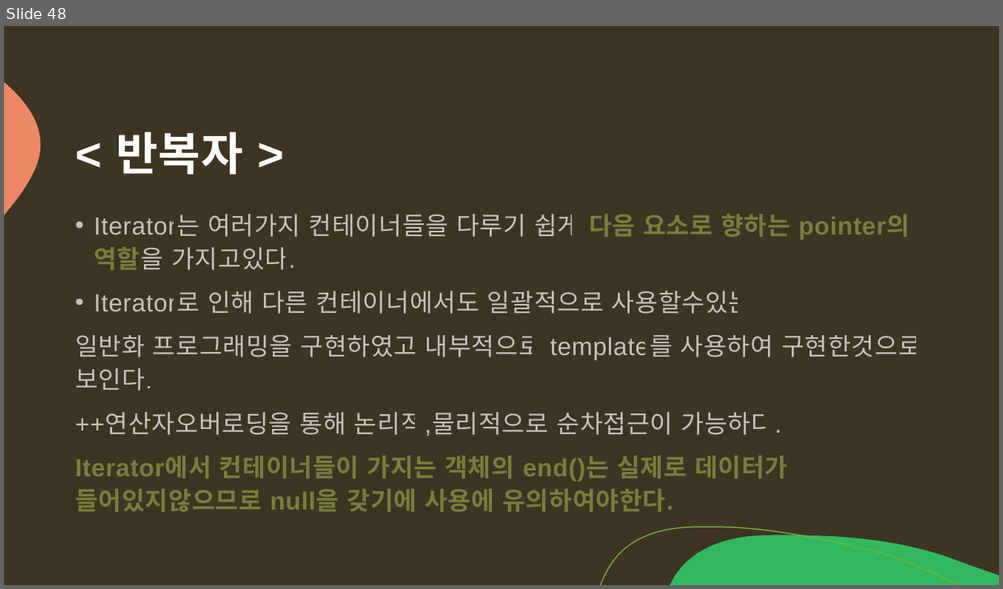
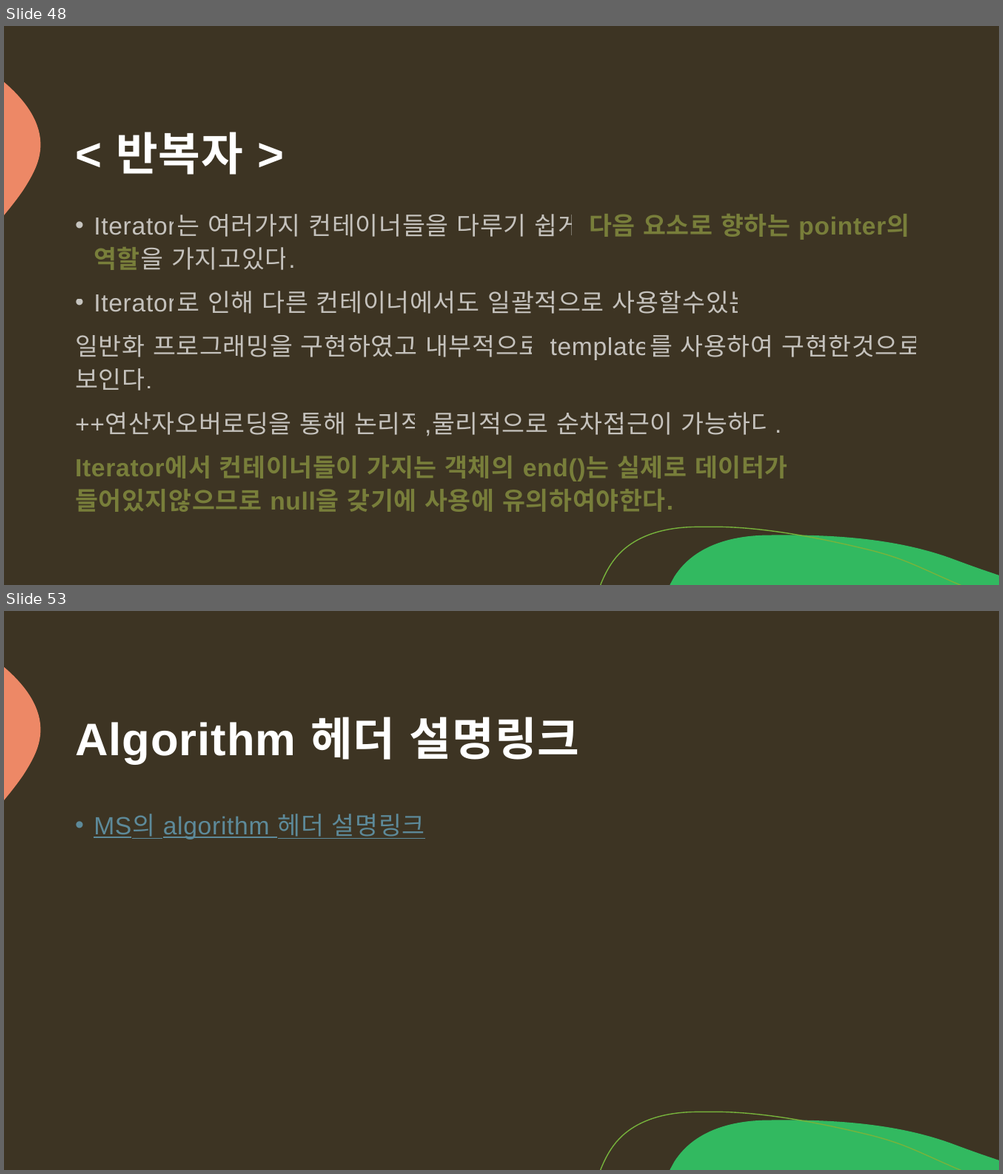
Before and after one commit to arkchimy/_Algorithm, a slide deck: 전공지식/C언어의 기초/C언어 기초지식.pptx. Shown one above the other, each under a label of ours: slide 48 before the commit, slides 48 and 53 after it; the slides between them are not shown. The pictures are 1003x589 and 1003x1174 pixels, drawn with LibreOffice and Linux fonts; fonts in the diff are those of the drawing. Boxes give left, top, right and bottom in pixels: in the first picture for what was removed or moved away, otherwise in the second. Text is boxed around its words. In the diff, an @@ line names an element or a change of style, - is before the commit and + after.

Commit message:
[C++ 지식 ] Algorithm Header using func des

```diff
--- a/전공지식/C언어의 기초/C언어 기초지식.pptx
+++ b/전공지식/C언어의 기초/C언어 기초지식.pptx
@@ slide 53 added at bbox=[4, 611, 999, 1170], background #3D3423; not listed: 3 template elements that a slide beside it also shows @@
@@ title added at bbox=[75, 717, 580, 764], 44 pt, text #FFFFFF, bold @@
+Algorithm 헤더 설명링크
@@ text added at bbox=[94, 814, 425, 840], 24 pt, text #5D8A9A, underline @@
+• MS의 algorithm 헤더 설명링크
```
Also in this commit, not shown: 4 other slides added.
